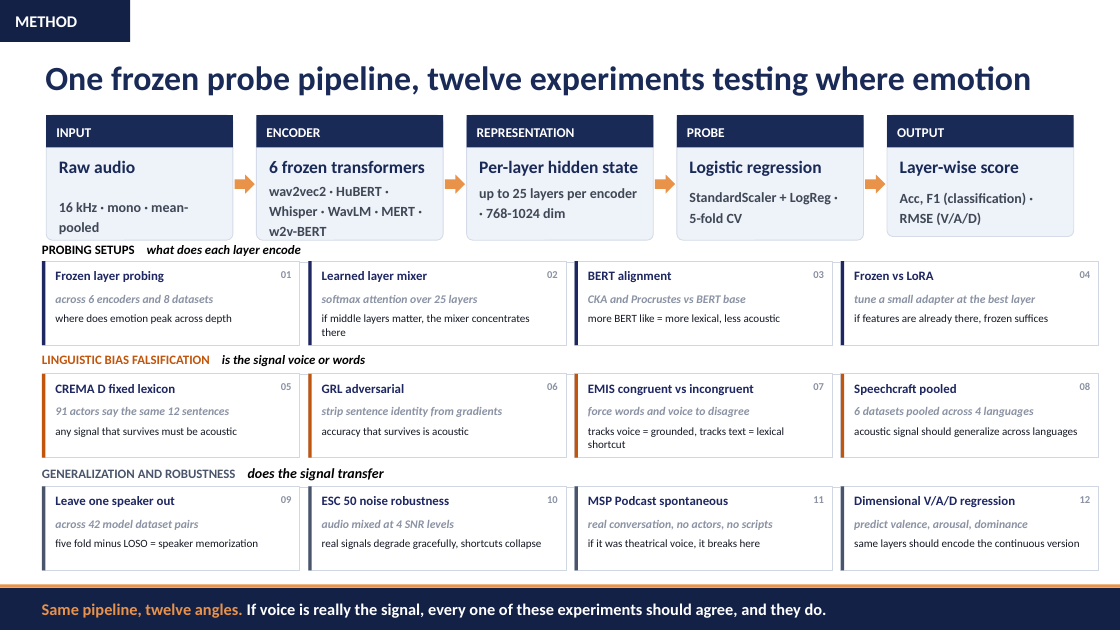
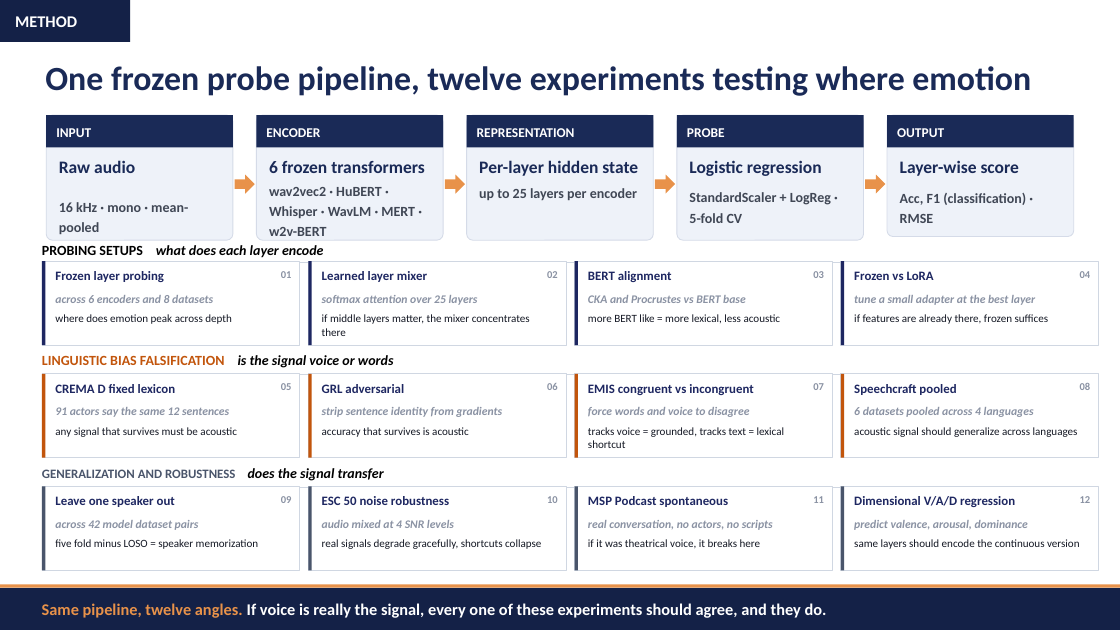
Before and after one commit to Nikelroid/linguistic-agnostic-ser, a slide deck: slide 5 of SER_Final_Presentation.pptx. Drawn at 1120x630 pixels with LibreOffice and Linux fonts; fonts in the diff are those of the drawing. Boxes give left, top, right and bottom in pixels: in the first picture for what was removed or moved away, otherwise in the second. Text is boxed around its words. In the diff, an @@ line names an element or a change of style, - is before the commit and + after.

```diff
--- a/SER_Final_Presentation.pptx
+++ b/SER_Final_Presentation.pptx
@@ text at (479,188,637,200): text changed @@
-up to 25 layers per encoder · 768-1024 dim
+up to 25 layers per encoder
@@ text at (900,193,1026,223): text changed @@
-Acc, F1 (classification) · RMSE (V/A/D)
+Acc, F1 (classification) · RMSE
@@ text "PROBING SETUPS what does each ..." at (42,245,324,257): size 11 to 12 pt @@
@@ text "LINGUISTIC BIAS FALSIFICATION is the ..." at (42,355,394,368): size 11 to 12 pt @@
```
Also in this commit, not shown: 1 other slide changed, 1 slide added, 1 slide removed.
